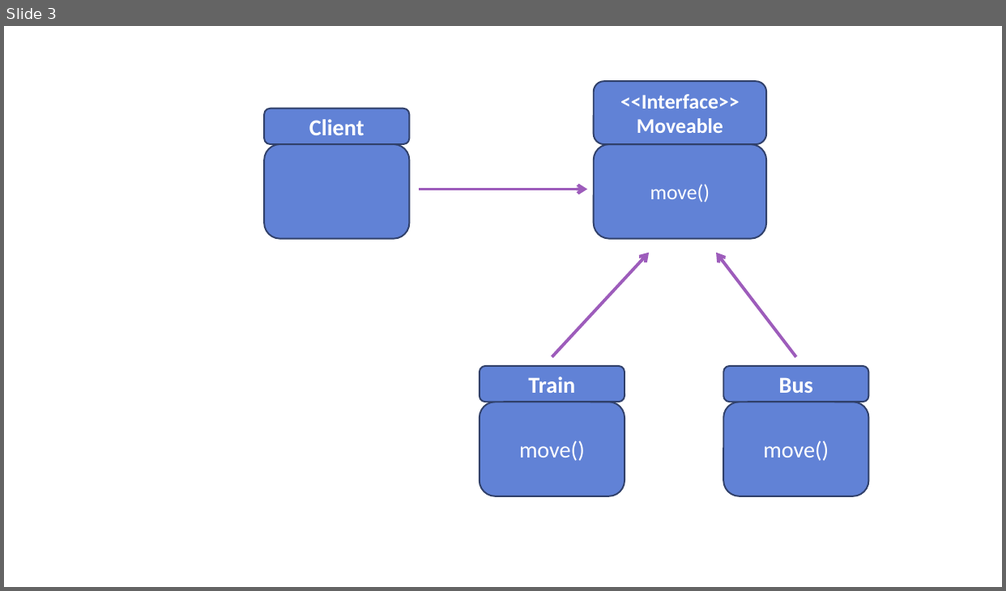
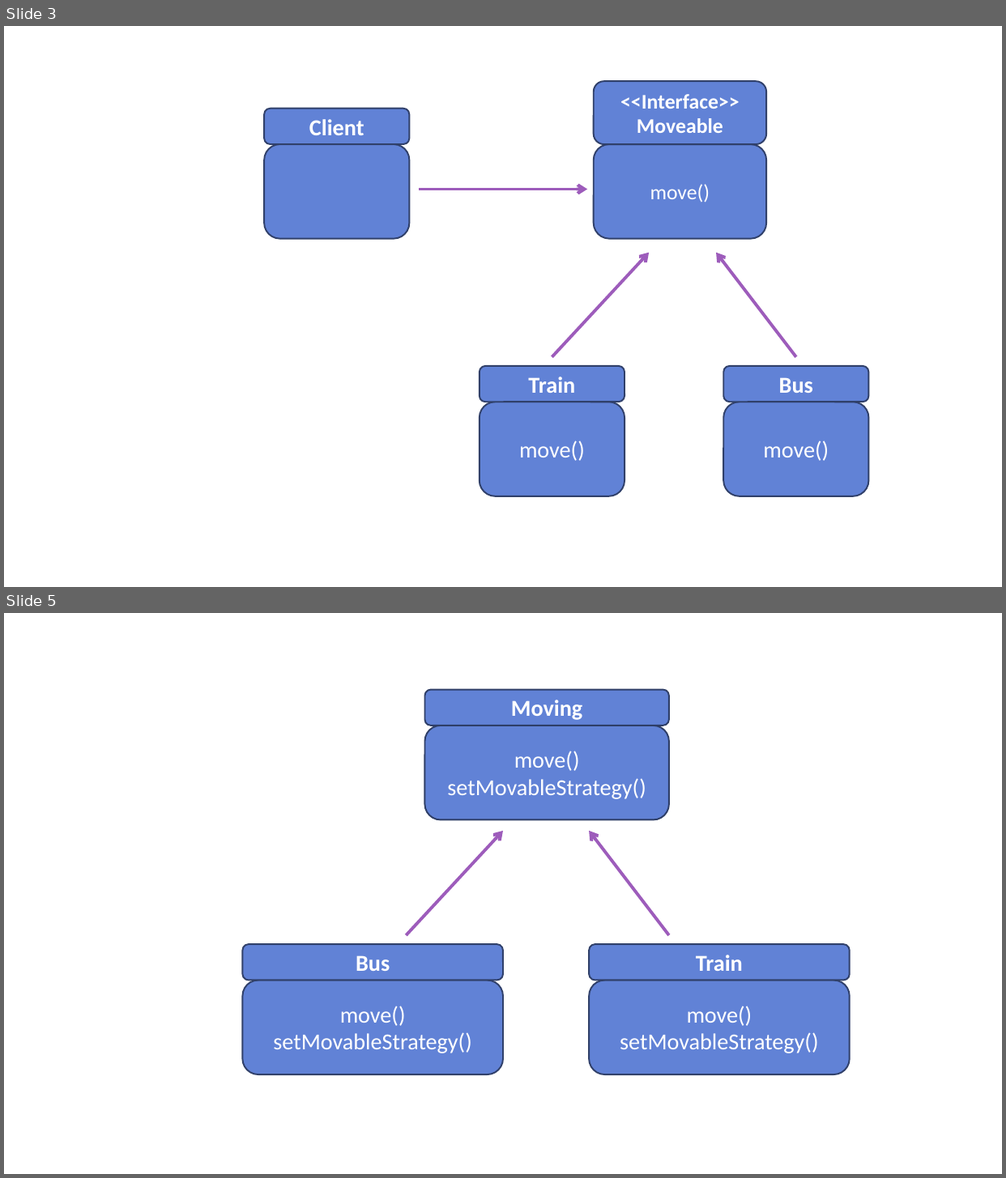
Before and after one commit to Nephelai/nephelai.github.io, a slide deck: etc/images.pptx. Shown one above the other, each under a label of ours: slide 3 before the commit, slides 3 and 5 after it; the slides between them are not shown. The pictures are 1006x591 and 1006x1178 pixels, drawn with LibreOffice and Linux fonts; fonts in the diff are those of the drawing. Boxes give left, top, right and bottom in pixels: in the first picture for what was removed or moved away, otherwise in the second. Text is boxed around its words. In the diff, an @@ line names an element or a change of style, - is before the commit and + after.

```diff
--- a/etc/images.pptx
+++ b/etc/images.pptx
@@ slide 5 added at (x1=4, y1=613, x2=1002, y2=1174), background #FFFFFF @@
@@ rounded rectangle added at (x1=424, y1=689, x2=669, y2=726), fill #6182D6, outline #2E3E67 1.5 pt, 22 pt, text #FFFFFF, bold @@
+Moving
@@ rounded rectangle added at (x1=424, y1=726, x2=669, y2=820), fill #6182D6, outline #2E3E67 1.5 pt, 22 pt, text #FFFFFF @@
+move()
+setMovableStrategy()
@@ arrow added from (406, 935) to (503, 831), #9D5CBB 3 pt @@
@@ arrow added from (669, 935) to (590, 831), #9D5CBB 3 pt @@
@@ rounded rectangle added at (x1=243, y1=944, x2=503, y2=981), fill #6182D6, outline #30416A 1.5 pt, 22 pt, text #FFFFFF, bold @@
+Bus
@@ rounded rectangle added at (x1=590, y1=944, x2=850, y2=981), fill #6182D6, outline #30416A 1.5 pt, 22 pt, text #FFFFFF, bold @@
+Train
@@ rounded rectangle added at (x1=243, y1=981, x2=503, y2=1075), fill #6182D6, outline #30416A 1.5 pt, 22 pt, text #FFFFFF @@
+move()
+setMovableStrategy()
@@ rounded rectangle added at (x1=590, y1=981, x2=850, y2=1075), fill #6182D6, outline #30416A 1.5 pt, 22 pt, text #FFFFFF @@
+move()
+setMovableStrategy()
```
Also in this commit, not shown: 1 other slide added, 1 other file.
